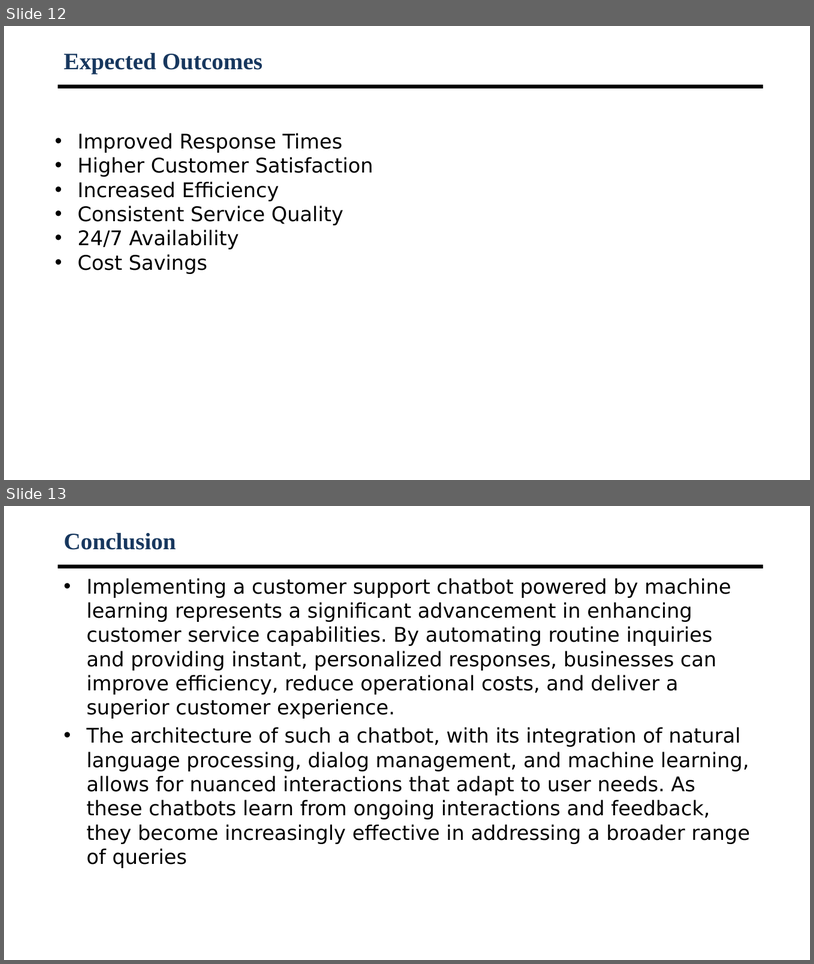
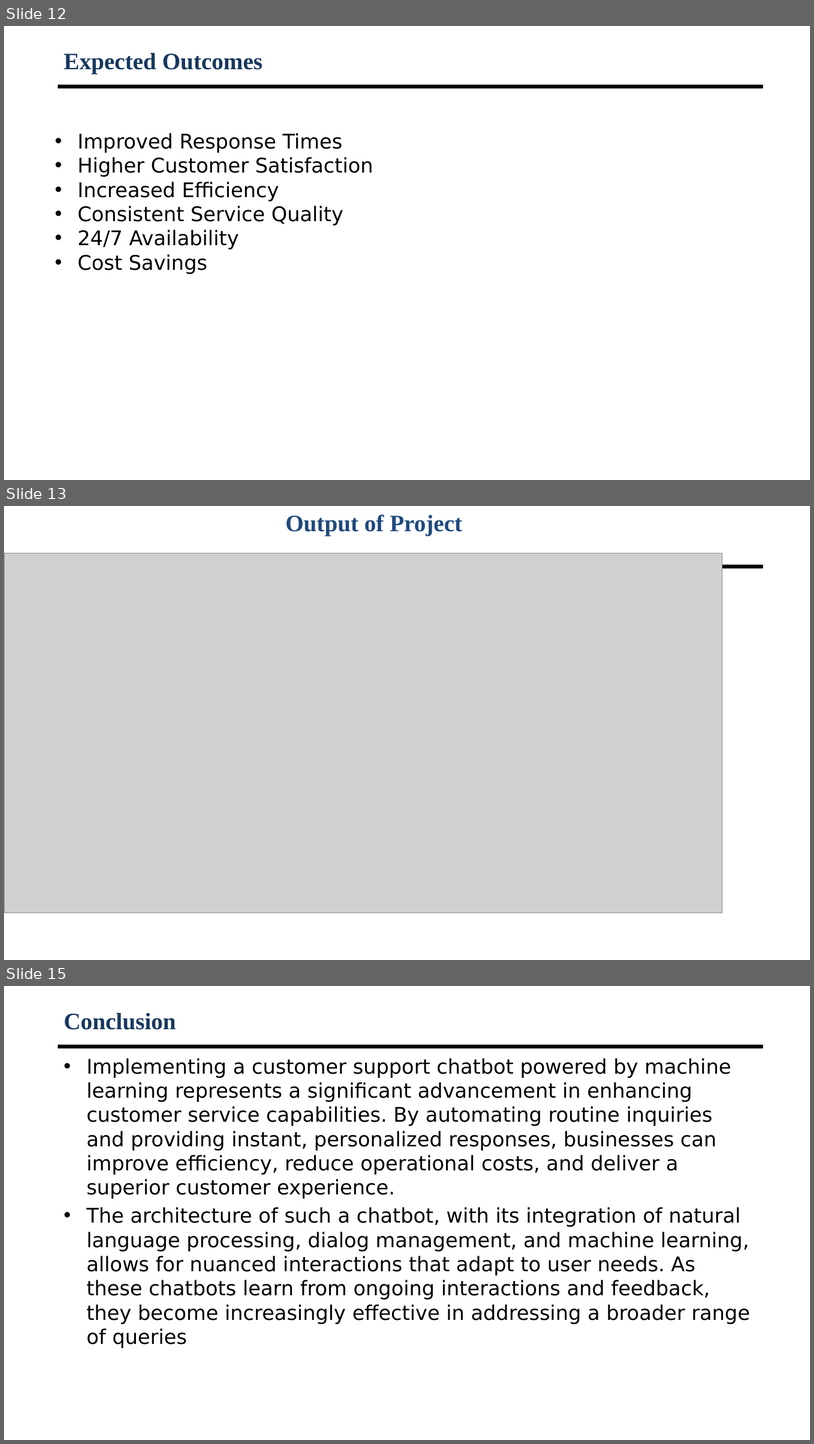
Before and after one commit to PrathamUdayG/PresidencyChatBot, a slide deck: PIP2001_Review-1_PPT_Template[2] (6).pptx. Shown one above the other, each under a label of ours: slides 12 and 13 before the commit, slides 12, 13 and 15 after it; the slides between them are not shown. The pictures are 814x964 and 814x1444 pixels, drawn with LibreOffice and Linux fonts; fonts in the diff are those of the drawing; grey boxes stand for pictures; background and template pictures are left out. Boxes give left, top, right and bottom in pixels: in the first picture for what was removed or moved away, otherwise in the second. Text is boxed around its words. In the diff, an @@ line names an element or a change of style, - is before the commit and + after.

```diff
--- a/PIP2001_Review-1_PPT_Template[2] (6).pptx
+++ b/PIP2001_Review-1_PPT_Template[2] (6).pptx
@@ slide 13 added at (4,506,810,960), background #FFFFFF; not listed: 1 template element that a slide beside it also shows @@
@@ title added at (285,514,462,536), 28 pt, text #1F497D, bold @@
+Output of Project
@@ picture added at (4,553,723,913) @@
@@ what was slide 13 is now slide 15 @@
```
Also in this commit, not shown: 1 slide changed, 1 other slide added.
